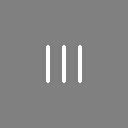
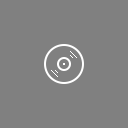
Layered file, before and after one edit (128x128). Changes by layer:
added layer "Ellipse 1 copy 2" above "Ellipse 1 copy" over [51, 70, 58, 77]
added layer "Ellipse 1 copy" above "Ellipse 1" over [70, 51, 77, 58]
added layer "Ellipse 1" above "default" over [57, 57, 71, 71]
added layer "default" above "library" over [44, 44, 84, 84]
hid "library" over [46, 45, 82, 83]
